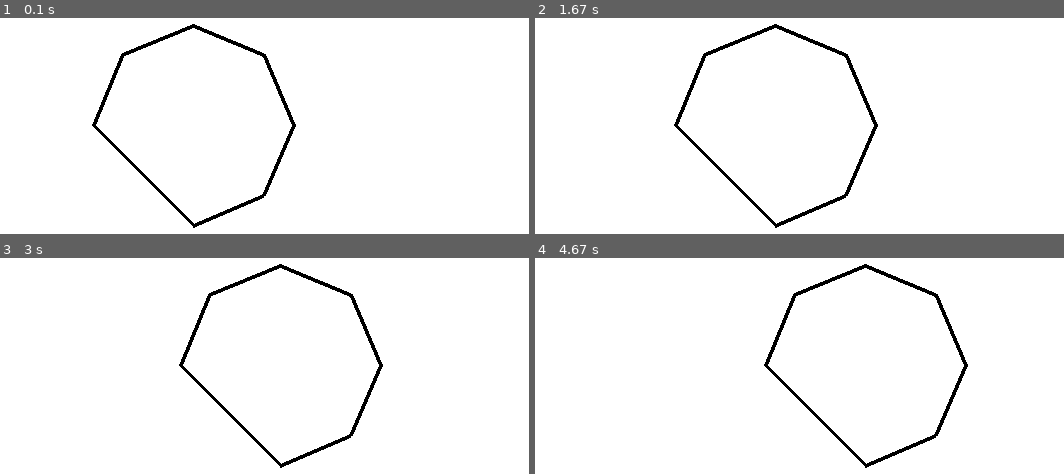
Above: before the commit, frames 1-4 (two rows, left to right).
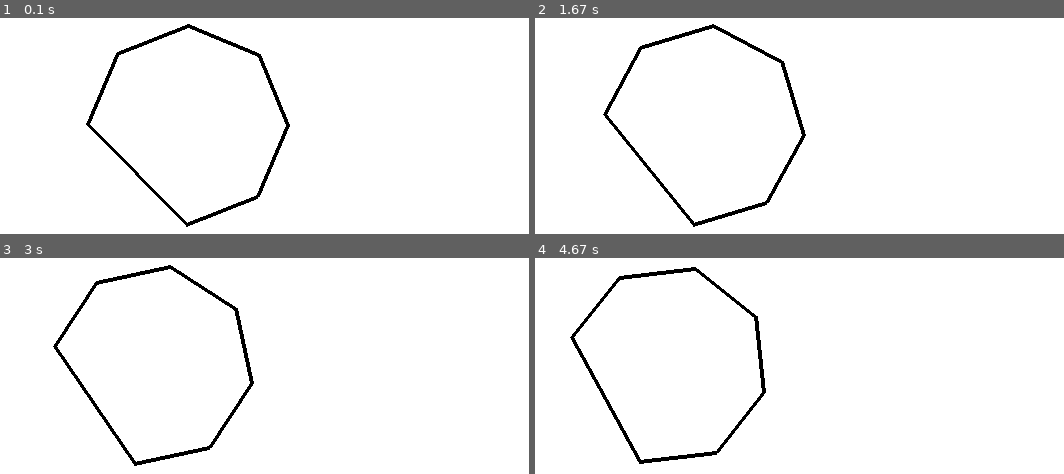
Above: after the commit, the same moments.

Repository: mikprin/skolkovo_graphics_labs
Game: pygame game, started from Lab2/pygame_lab.py
Same seed, same stepped clock (60 frames per second), same inputs: the game is played once before the commit and once after it.
Inputs:
- Up to frame 1 (0.1 s): no input
- Up to frame 2 (1.67 s): no input
- Up to frame 3 (3 s): no input
- Up to frame 4 (4.67 s): no input

The runs differ from the first frame. In frame 1, 3.1% of the frame differs, in the area x 16-56%, y 2-98%; in frame 2, 3.6%; in frame 3, 3.6%; in frame 4, 3.7%, in the area x 6-82%, y 2-98%.

Commit message:
keyboard

Diff:
--- a/Lab2/pygame_lab.py
+++ b/Lab2/pygame_lab.py
@@ -2,7 +2,31 @@
 from re import X
 import pygame
 import numpy as np
+from pynput import keyboard  # using module keyboard
 # from math import *
+
+direction = 0
+
+def on_press(key):
+    global direction
+    try:
+        print('alphanumeric key {0} pressed'.format(
+            key.char))
+        if key.char == "a":
+            direction = 0
+        else:
+            direction = 1
+    except AttributeError:
+        print('special key {0} pressed'.format(
+            key))
+
+def on_release(key):
+    print('{0} released'.format(
+        key))
+    if key == keyboard.Key.esc:
+        # Stop listener
+        return False
+
 
 WHITE = (255, 255, 255)
 RED = (255, 0, 0)
@@ -142,7 +166,19 @@
 
 if __name__ == '__main__':
     '''Main method'''
+
+
+    # Keyboard:
+    # Collect events until released
+    listener = keyboard.Listener(
+        on_press=on_press,
+        on_release=on_release)
+    listener.start()
+
     FPS = 30
+
+    translation = (0.01,0)
+    rotation = 0.001
 
     # ============= Window and Draw ==================
     pygame.init()
@@ -169,12 +205,23 @@
 
         # update stuff
 
-        w.translate(0.5,0)
-        # w.rotate(0.001)
+        w.translate(*translation)
+        w.rotate(rotation)
         # w.translate(0.1, 0)
 
         w.draw()
-
+        #print(f"Direction = {direction}")
+        if direction == 0:
+            translation = (-0.2,0)
+        else:
+            translation = (0.2,0)
+
+        # if keyboard.is_pressed('a'):  # if key 'q' is pressed
+        #     translation = (-0.1,0)
+        #     print('Input A')
+        # if keyboard.is_pressed('d'):  # if key 'q' is pressed
+        #     translation = (0.1,0)
+        #     print('Input D')
 
 
         pygame.display.update()
